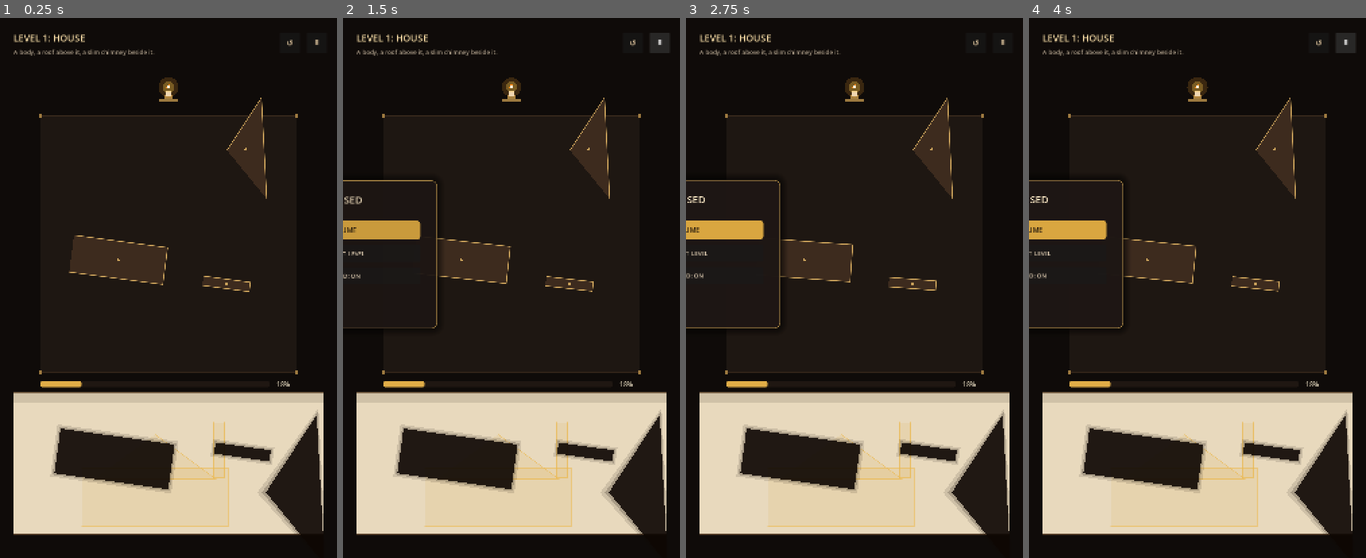
Above: before the commit, frames 1-4 (left to right).
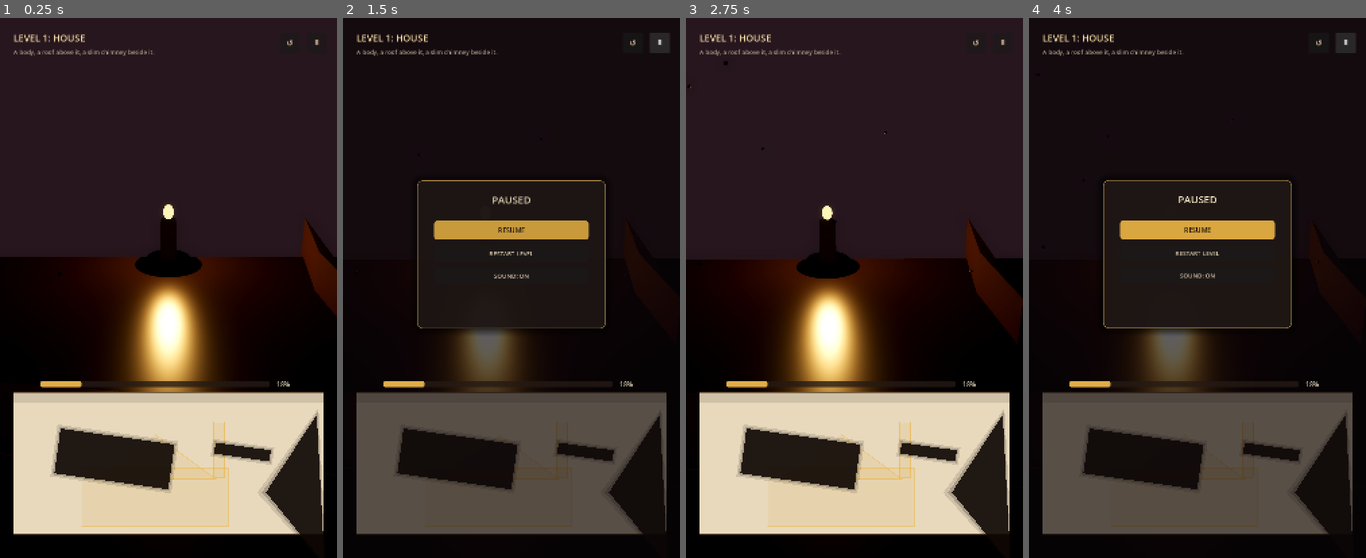
Above: after the commit, the same moments.

Repository: rdxtoolss-glitch/Shadow-veavor
Game: Godot game, scene res://scenes/main.tscn
Same seed, same stepped clock (60 frames per second), same inputs: the game is played once before the commit and once after it.
Inputs (mouse positions are in pixels of both pictures, inside the frame that each line leads up to):
- Up to frame 1 (0.25 s): no input
- Up to frame 2 (1.5 s): click "↺" at 0.5 s; click "⏸" at 1.25 s
- Up to frame 3 (2.75 s): click (854, 255) at 2 s, where only the run after the commit has a clickable "RESTART LEVEL"
- Up to frame 4 (4 s): click "↺" at 2.75 s; click "⏸" at 3.5 s

The runs differ from the first frame. In frame 1, 9.3% of the frame differs, in the area x 11-100%, y 11-70%; in frame 2, 28%; in frame 3, 11%; in frame 4, 28%, in the area x 0-96%, y 11-96%.
Error before the commit: Invalid call. Nonexistent function 'base_radius' in base 'RefCounted (ShapeObject)'. (res://scripts/shape_token.gd:84)

Commit message:
feat(graphics): upgrade to true 3D PBR pipeline with Forward+ Vulkan, dynamic candle lighting, parallax camera, and tactile 3D tokens

Diff:
--- a/godot/project.godot
+++ b/godot/project.godot
@@ -7,9 +7,9 @@
 [application]
 
 config/name="ShadowWeaver"
-config/description="Master artisan shadow puzzle game"
+config/description="Master artisan 3D shadow puzzle game"
 run/main_scene="res://scenes/main.tscn"
-config/features=PackedStringArray("4.7", "GL Compatibility")
+config/features=PackedStringArray("4.7", "Forward Plus")
 
 [display]
 
@@ -23,6 +23,10 @@
 
 [rendering]
 
-renderer/rendering_method="gl_compatibility"
-renderer/rendering_method.mobile="gl_compatibility"
-environment/defaults/default_clear_color=Color(0.05, 0.04, 0.06, 1)
+renderer/rendering_method="forward_plus"
+renderer/rendering_method.mobile="mobile"
+environment/defaults/default_clear_color=Color(0.04, 0.03, 0.035, 1)
+anti_aliasing/quality/msaa_3d=2
+anti_aliasing/quality/screen_space_aa=1
+lights_and_shadows/directional_shadow/size=4096
+lights_and_shadows/positional_shadow/soft_shadow_filter_quality=3
--- a/godot/scenes/main.tscn
+++ b/godot/scenes/main.tscn
@@ -1,28 +1,30 @@
 [gd_scene load_steps=8 format=3 uid="uid://cma1nscene001"]
 
 [ext_resource type="Script" path="res://scripts/main.gd" id="1_main"]
-[ext_resource type="Script" path="res://scripts/game_stage.gd" id="2_stage"]
+[ext_resource type="PackedScene" path="res://scenes/world_3d.tscn" id="2_world"]
 [ext_resource type="Script" path="res://scripts/wall_screen.gd" id="3_wall"]
 [ext_resource type="PackedScene" path="res://scenes/hud.tscn" id="4_hud"]
 [ext_resource type="PackedScene" path="res://scenes/pause_modal.tscn" id="5_pause"]
 [ext_resource type="PackedScene" path="res://scenes/level_complete_modal.tscn" id="6_comp"]
 [ext_resource type="Script" path="res://scripts/audio_manager.gd" id="7_audio"]
 
-[node name="Main" type="Node2D"]
+[node name="Main" type="Node"]
 script = ExtResource("1_main")
 
-[node name="Background" type="ColorRect" parent="."]
+[node name="SubViewportContainer" type="SubViewportContainer" parent="."]
 offset_right = 1000.0
 offset_bottom = 1600.0
-color = Color(0.06, 0.045, 0.035, 1)
+stretch = true
 
-[node name="GameStage" type="Node2D" parent="."]
-script = ExtResource("2_stage")
+[node name="SubViewport" type="SubViewport" parent="SubViewportContainer"]
+handle_input_locally = false
+size = Vector2i(1000, 1600)
+render_target_update_mode = 4
+
+[node name="World3D" parent="SubViewportContainer/SubViewport" instance=ExtResource("2_world")]
 
 [node name="WallScreen" type="Node2D" parent="."]
 script = ExtResource("3_wall")
-
-[node name="TokensContainer" type="Node2D" parent="."]
 
 [node name="HUD" parent="." instance=ExtResource("4_hud")]
 
--- /dev/null
+++ b/godot/scenes/world_3d.tscn
@@ -0,0 +1,124 @@
+[gd_scene load_steps=12 format=3 uid="uid://cwrld3d0001"]
+
+[ext_resource type="Script" path="res://scripts/world_3d.gd" id="1_world"]
+
+[sub_resource type="Environment" id="Environment_opt"]
+background_mode = 1
+background_color = Color(0.045, 0.032, 0.038, 1)
+ambient_light_source = 2
+ambient_light_color = Color(0.14, 0.1, 0.08, 1)
+ambient_light_energy = 0.6
+tonemap_mode = 3
+tonemap_exposure = 1.05
+glow_enabled = true
+glow_intensity = 0.65
+glow_bloom = 0.22
+glow_blend_mode = 1
+ssao_enabled = true
+ssao_radius = 1.2
+ssao_intensity = 2.0
+
+[sub_resource type="StandardMaterial3D" id="StandardMaterial3D_table"]
+albedo_color = Color(0.16, 0.11, 0.08, 1)
+metallic = 0.06
+roughness = 0.28
+clearcoat_enabled = true
+clearcoat = 0.35
+clearcoat_roughness = 0.2
+
+[sub_resource type="BoxMesh" id="BoxMesh_table"]
+material = SubResource("StandardMaterial3D_table")
+size = Vector3(9.4, 0.3, 8.6)
+
+[sub_resource type="StandardMaterial3D" id="StandardMaterial3D_brass"]
+albedo_color = Color(0.85, 0.68, 0.32, 1)
+metallic = 0.88
+roughness = 0.22
+
+[sub_resource type="CylinderMesh" id="CylinderMesh_cbase"]
+material = SubResource("StandardMaterial3D_brass")
+top_radius = 0.35
+bottom_radius = 0.45
+height = 0.12
+
+[sub_resource type="StandardMaterial3D" id="StandardMaterial3D_wax"]
+albedo_color = Color(0.94, 0.9, 0.82, 1)
+roughness = 0.4
+
+[sub_resource type="CylinderMesh" id="CylinderMesh_cwax"]
+material = SubResource("StandardMaterial3D_wax")
+top_radius = 0.12
+bottom_radius = 0.14
+height = 0.65
+
+[sub_resource type="StandardMaterial3D" id="StandardMaterial3D_flame"]
+shading_mode = 0
+albedo_color = Color(1, 0.85, 0.45, 1)
+
+[sub_resource type="SphereMesh" id="SphereMesh_flame"]
+material = SubResource("StandardMaterial3D_flame")
+radius = 0.08
+height = 0.22
+
+[sub_resource type="SphereMesh" id="SphereMesh_dust"]
+radius = 0.015
+height = 0.03
+
+[node name="World3D" type="Node3D"]
+script = ExtResource("1_world")
+
+[node name="WorldEnvironment" type="WorldEnvironment" parent="."]
+environment = SubResource("Environment_opt")
+
+[node name="Camera3D" type="Camera3D" parent="."]
+transform = Transform3D(1, 0, 0, 0, 0.898794, 0.438371, 0, -0.438371, 0.898794, 0, 4.2, 5.8)
+fov = 46.0
+
+[node name="CandleLight" type="OmniLight3D" parent="."]
+transform = Transform3D(1, 0, 0, 0, 1, 0, 0, 0, 1, 0, 1.1, -3.8)
+light_color = Color(1, 0.74, 0.38, 1)
+light_energy = 3.4
+shadow_enabled = true
+shadow_bias = 0.03
+shadow_blur = 1.8
+omni_range = 14.0
+
+[node name="FillLight" type="OmniLight3D" parent="."]
+transform = Transform3D(1, 0, 0, 0, 1, 0, 0, 0, 1, 0, 4.5, 1.5)
+light_color = Color(0.18, 0.14, 0.22, 1)
+light_energy = 0.5
+omni_range = 12.0
+
+[node name="Workbench" type="MeshInstance3D" parent="."]
+transform = Transform3D(1, 0, 0, 0, 1, 0, 0, 0, 1, 0, -0.15, 0.2)
+mesh = SubResource("BoxMesh_table")
+
+[node name="Candle" type="Node3D" parent="."]
+transform = Transform3D(1, 0, 0, 0, 1, 0, 0, 0, 1, 0, 0, -3.8)
+
+[node name="Base" type="MeshInstance3D" parent="Candle"]
+transform = Transform3D(1, 0, 0, 0, 1, 0, 0, 0, 1, 0, 0.06, 0)
+mesh = SubResource("CylinderMesh_cbase")
+
+[node name="Wax" type="MeshInstance3D" parent="Candle"]
+transform = Transform3D(1, 0, 0, 0, 1, 0, 0, 0, 1, 0, 0.45, 0)
+mesh = SubResource("CylinderMesh_cwax")
+
+[node name="Flame" type="MeshInstance3D" parent="Candle"]
+transform = Transform3D(1, 0, 0, 0, 1, 0, 0, 0, 1, 0, 0.9, 0)
+mesh = SubResource("SphereMesh_flame")
+
+[node name="DustParticles" type="CPUParticles3D" parent="."]
+transform = Transform3D(1, 0, 0, 0, 1, 0, 0, 0, 1, 0, 1.8, 0)
+amount = 32
+lifetime = 6.0
+preprocess = 3.0
+mesh = SubResource("SphereMesh_dust")
+emission_shape = 3
+emission_box_extents = Vector3(3.8, 1.8, 3.8)
+gravity = Vector3(0, 0.04, 0)
+initial_velocity_min = 0.02
+initial_velocity_max = 0.06
+color = Color(1, 0.85, 0.45, 0.32)
+
+[node name="TokensRoot" type="Node3D" parent="."]
--- a/godot/scripts/main.gd
+++ b/godot/scripts/main.gd
@@ -1,22 +1,22 @@
 class_name Main
-extends Node2D
+extends Node
 
-@onready var game_stage: GameStage = $GameStage
+@onready var world_3d: GameWorld3D = $SubViewportContainer/SubViewport/World3D
+@onready var sub_viewport: SubViewport = $SubViewportContainer/SubViewport
 @onready var wall_screen: WallScreen = $WallScreen
 @onready var hud: HUD = $HUD
 @onready var level_complete_modal: LevelCompleteModal = $LevelCompleteModal
 @onready var pause_modal: PauseModal = $PauseModal
-@onready var tokens_container: Node2D = $TokensContainer
 @onready var audio_manager: AudioManager = $AudioManager
 
 var current_level_idx: int = 0
 var matcher: SilhouetteMatcher = SilhouetteMatcher.new()
-var active_token: ShapeToken = null
-var live_tokens: Array[ShapeToken] = []
+var active_token: Token3D = null
+var live_tokens: Array[Token3D] = []
 
 var level_start_time: float = 0.0
 var level_is_complete: bool = false
-var token_scene = preload("res://scenes/shape_token.tscn")
+const Token3DScript = preload("res://scripts/token_3d.gd")
 
 func _ready():
 	hud.pause_pressed.connect(_on_pause_pressed)
@@ -44,16 +44,16 @@
 	var lv = LevelLoader.get_level(current_level_idx)
 	hud.update_level_info(lv.number, lv.title, lv.hint)
 
-	# 2. Forge and set target on wall
+	# 2. Forge target on wall screen
 	var target_polys = LevelLoader.forge_target(current_level_idx)
 	matcher.set_target(target_polys)
 	wall_screen.set_target(target_polys)
 
-	# 3. Create start shapes
+	# 3. Create 3D physical tokens
 	var start_shapes = LevelLoader.create_shapes(current_level_idx)
 	for data in start_shapes:
-		var token = token_scene.instantiate() as ShapeToken
-		tokens_container.add_child(token)
+		var token = Token3DScript.new() as Token3D
+		world_3d.tokens_root.add_child(token)
 		token.setup(data)
 		live_tokens.append(token)
 
@@ -63,6 +63,15 @@
 	if level_is_complete: return
 	if pause_modal.visible or level_complete_modal.visible: return
 
+	# Normalize screen coordinate for subtle 3D camera parallax
+	if event is InputEventMouseMotion or event is InputEventScreenDrag:
+		var vp_size = sub_viewport.size
+		var norm_pos = Vector2(
+			(event.position.x / float(vp_size.x)) * 2.0 - 1.0,
+			(event.position.y / float(vp_size.y)) * 2.0 - 1.0
+		)
+		world_3d.set_parallax_target(norm_pos)
+
 	if event is InputEventMouseButton:
 		if event.button_index == MOUSE_BUTTON_LEFT:
 			if event.pressed:
@@ -71,7 +80,8 @@
 				_handle_release()
 	elif event is InputEventMouseMotion:
 		if active_token and (active_token.shape_data.is_dragging or active_token.shape_data.is_rotating):
-			active_token.update_drag(event.position)
+			var ray = _get_3d_ray(event.position)
+			active_token.update_drag_ray(ray.origin, ray.direction)
 			_evaluate_shadows()
 	elif event is InputEventScreenTouch:
 		if event.pressed:
@@ -80,21 +90,30 @@
 			_handle_release()
 	elif event is InputEventScreenDrag:
 		if active_token and (active_token.shape_data.is_dragging or active_token.shape_data.is_rotating):
-			active_token.update_drag(event.position)
+			var ray = _get_3d_ray(event.position)
+			active_token.update_drag_ray(ray.origin, ray.direction)
 			_evaluate_shadows()
 
+func _get_3d_ray(screen_pos: Vector2) -> Dictionary:
+	var cam = world_3d.camera
+	var origin = cam.project_ray_origin(screen_pos)
+	var dir = cam.project_ray_normal(screen_pos)
+	return {"origin": origin, "direction": dir}
+
 func _handle_press(pos: Vector2):
-	# First check rotation handle on active token if already selected
-	if active_token and active_token.is_on_rotation_handle(pos):
-		active_token.start_handle_drag(pos)
+	var ray = _get_3d_ray(pos)
+
+	# 1. Check active token rotation handle
+	if active_token and active_token.is_on_rotation_handle(ray.origin, ray.direction):
+		active_token.start_handle_drag(ray.origin, ray.direction)
 		audio_manager.play_pick()
 		return
 
-	# Search top-to-bottom among tokens
-	var hit: ShapeToken = null
+	# 2. Check token bodies in 3D
+	var hit: Token3D = null
 	for i in range(live_tokens.size() - 1, -1, -1):
 		var t = live_tokens[i]
-		if t.contains_point(pos):
+		if t.contains_ray(ray.origin, ray.direction):
 			hit = t
 			break
 
@@ -103,9 +122,7 @@
 			active_token.is_selected = false
 		active_token = hit
 		active_token.is_selected = true
-		# Bring to top in scene tree
-		tokens_container.move_child(active_token, tokens_container.get_child_count() - 1)
-		active_token.start_drag(pos)
+		active_token.start_drag(ray.origin, ray.direction)
 		audio_manager.play_pick()
 	else:
 		if active_token:
@@ -128,24 +145,31 @@
 		shadow_polys.append(detailed["core"])
 
 	var raw_iou: float = matcher.evaluate(shadow_polys)
-	var pct: float = matcher.reportMatch(raw_iou) if matcher.has_method("reportMatch") else matcher.report_match(raw_iou)
+	var pct: float = matcher.report_match(raw_iou)
 
 	wall_screen.update_shadows(shadow_detailed, raw_iou)
 	hud.update_resonance(pct)
 
-	# Sound chimes
+	# Chime milestones
 	var chimes = matcher.newly_crossed_chimes(raw_iou)
 	if chimes & 1: audio_manager.play_resonance_chime(1)
 	if chimes & 2: audio_manager.play_resonance_chime(2)
 	if chimes & 4: audio_manager.play_resonance_chime(3)
 
-	# Level win condition
+	# Win condition
 	if matcher.is_complete(raw_iou) and not level_is_complete:
 		level_is_complete = true
 		var duration = (Time.get_ticks_msec() / 1000.0) - level_start_time
 		var stars = 3 if duration < 25.0 else (2 if duration < 50.0 else 1)
 		audio_manager.play_resonance_chime(3)
-		get_tree().create_timer(0.4).timeout.connect(func():
+
+		# Cinematic push-in on 3D camera
+		var cam = world_3d.camera
+		var tw = create_tween()
+		tw.tween_property(cam, "fov", 42.0, 0.4).set_trans(Tween.TRANS_CUBIC).set_ease(Tween.EASE_OUT)
+		tw.tween_property(cam, "fov", 46.0, 0.5)
+
+		get_tree().create_timer(0.45).timeout.connect(func():
 			level_complete_modal.show_completion(current_level_idx + 1, duration, stars)
 		)
 
--- a/godot/scripts/shape_object.gd
+++ b/godot/scripts/shape_object.gd
@@ -47,6 +47,11 @@
 	target_x = p_x
 	target_y = p_y
 	target_rotation = p_rot
+
+func base_radius() -> float:
+	var hw: float = width * 0.5
+	var hh: float = height * 0.5
+	return sqrt(hw * hw + hh * hh)
 
 static func normalize_angle(deg: float) -> float:
 	var a: float = fmod(deg, 360.0)
--- /dev/null
+++ b/godot/scripts/token_3d.gd
@@ -0,0 +1,251 @@
+class_name Token3D
+extends Node3D
+
+signal picked(token: Token3D)
+signal dragged(token: Token3D)
+signal released(token: Token3D)
+signal rotated(token: Token3D)
+
+var shape_data: ShapeObject
+var is_selected: bool = false
+
+var _body_mesh: MeshInstance3D
+var _rim_mesh: MeshInstance3D
+var _rivet_mesh: MeshInstance3D
+var _halo_mesh: MeshInstance3D
+var _handle_mesh: MeshInstance3D
+var _shadow_decal: Decal
+
+var _drag_plane: Plane = Plane(Vector3.UP, 0.0)
+var _drag_offset_3d: Vector3 = Vector3.ZERO
+var _is_handle_dragging: bool = false
+var _initial_rot_angle: float = 0.0
+var _initial_shape_rot: float = 0.0
+
+# Materials
+static var _mat_wood: StandardMaterial3D
+static var _mat_brass: StandardMaterial3D
+static var _mat_halo: StandardMaterial3D
+static var _mat_handle: StandardMaterial3D
+
+const SCALE_FACTOR: float = 0.01 # 100 scene units = 1.0 3D meter
+
+static func _init_materials():
+	if _mat_wood != null: return
+
+	# Deep rich antique walnut
+	_mat_wood = StandardMaterial3D.new()
+	_mat_wood.albedo_color = Color(0.24, 0.16, 0.11, 1.0)
+	_mat_wood.roughness = 0.32
+	_mat_wood.metallic = 0.08
+	_mat_wood.metallic_specular = 0.6
+
+	# Polished artisan brass
+	_mat_brass = StandardMaterial3D.new()
+	_mat_brass.albedo_color = Color(0.88, 0.72, 0.36, 1.0)
+	_mat_brass.metallic = 0.88
+	_mat_brass.roughness = 0.24
+	_mat_brass.clearcoat = 0.4
+	_mat_brass.clearcoat_roughness = 0.2
+
+	# Luminous selection halo
+	_mat_halo = StandardMaterial3D.new()
+	_mat_halo.shading_mode = BaseMaterial3D.SHADING_MODE_UNSHADED
+	_mat_halo.albedo_color = Color(1.0, 0.85, 0.45, 0.75)
+	_mat_halo.transparency = BaseMaterial3D.TRANSPARENCY_ALPHA
+
+	_mat_handle = StandardMaterial3D.new()
+	_mat_handle.shading_mode = BaseMaterial3D.SHADING_MODE_UNSHADED
+	_mat_handle.albedo_color = Color(1.0, 0.95, 0.8, 1.0)
+
+func setup(data: ShapeObject):
+	shape_data = data
+	_init_materials()
+	_build_3d_meshes()
+	update_from_data()
+
+func _build_3d_meshes():
+	# Clear old children
+	for c in get_children():
+		c.queue_free()
+
+	_body_mesh = MeshInstance3D.new()
+	_rim_mesh = MeshInstance3D.new()
+	_rivet_mesh = MeshInstance3D.new()
+	_halo_mesh = MeshInstance3D.new()
+	_handle_mesh = MeshInstance3D.new()
+
+	var w: float = shape_data.width * SCALE_FACTOR
+	var h: float = shape_data.height * SCALE_FACTOR
+	var thickness: float = 0.16
+
+	match shape_data.kind:
+		ShapeObject.Kind.CIRCLE:
+			var r: float = w * 0.5
+			var cyl = CylinderMesh.new()
+			cyl.top_radius = r
+			cyl.bottom_radius = r
+			cyl.height = thickness
+			cyl.radial_segments = 36
+			_body_mesh.mesh = cyl
+			_body_mesh.material_override = _mat_wood
+
+			var rim = TorusMesh.new()
+			rim.inner_radius = r - 0.02
+			rim.outer_radius = r + 0.02
+			rim.rings = 24
+			rim.ring_segments = 12
+			_rim_mesh.mesh = rim
+			_rim_mesh.material_override = _mat_brass
+			_rim_mesh.position.y = thickness * 0.4
+
+		ShapeObject.Kind.TRIANGLE:
+			var prism = PrismMesh.new()
+			prism.size = Vector3(w, thickness, h)
+			prism.left_to_right = 0.5
+			_body_mesh.mesh = prism
+			_body_mesh.material_override = _mat_wood
+			# Rotate so apex points forward along Z
+			_body_mesh.rotation_degrees.x = -90.0
+
+		ShapeObject.Kind.SQUARE, ShapeObject.Kind.RECT, ShapeObject.Kind.LINE:
+			var box = BoxMesh.new()
+			box.size = Vector3(w, thickness, h)
+			_body_mesh.mesh = box
+			_body_mesh.material_override = _mat_wood
+
+			var rim_box = BoxMesh.new()
+			rim_box.size = Vector3(w + 0.03, thickness * 0.6, h + 0.03)
+			_rim_mesh.mesh = rim_box
+			_rim_mesh.material_override = _mat_brass
+
+	# Center artisan brass rivet
+	var rivet = SphereMesh.new()
+	rivet.radius = 0.04
+	rivet.height = 0.08
+	_rivet_mesh.mesh = rivet
+	_rivet_mesh.material_override = _mat_brass
+	_rivet_mesh.position.y = thickness * 0.5
+
+	# Selection halo (thin torus)
+	var base_r: float = shape_data.base_radius() * SCALE_FACTOR + 0.20
+	var halo_torus = TorusMesh.new()
+	halo_torus.inner_radius = base_r - 0.015
+	halo_torus.outer_radius = base_r + 0.015
+	halo_torus.rings = 36
+	halo_torus.ring_segments = 8
+	_halo_mesh.mesh = halo_torus
+	_halo_mesh.material_override = _mat_halo
+	_halo_mesh.position.y = 0.05
+	_halo_mesh.visible = false
+
+	# Rotation handle bead
+	var handle_sphere = SphereMesh.new()
+	handle_sphere.radius = 0.06
+	handle_sphere.height = 0.12
+	_handle_mesh.mesh = handle_sphere
+	_handle_mesh.material_override = _mat_handle
+	_handle_mesh.position = Vector3(0.0, 0.08, -base_r)
+	_handle_mesh.visible = false
+
+	add_child(_body_mesh)
+	if _rim_mesh.mesh: add_child(_rim_mesh)
+	add_child(_rivet_mesh)
+	add_child(_halo_mesh)
+	add_child(_handle_mesh)
+
+func _process(dt: float):
+	if not shape_data: return
+	shape_data.step_physics(dt)
+	update_from_data()
+
+func update_from_data():
+	# Map 2D scene coordinates (1000 x 1600) to 3D world space
+	# X: centered at 500 -> [-4.0, +4.0]
+	# Z: stage runs from Y=290 to Y=1050 -> mapped onto table [-3.8, +3.8]
+	var world_x: float = (shape_data.x - 500.0) * SCALE_FACTOR
+	var world_z: float = (shape_data.y - 670.0) * SCALE_FACTOR
+	var elev: float = shape_data.elevation
+	var world_y: float = 0.08 + elev * 0.35 # Physical lift off the table
+
+	position = Vector3(world_x, world_y, world_z)
+
+	# Dynamic 3D tilt from velocity + rotation
+	var rot_y: float = -deg_to_rad(shape_data.rotation)
+	var tilt_x: float = deg_to_rad(shape_data.tilt_x)
+	var tilt_z: float = deg_to_rad(shape_data.tilt_y)
+	rotation = Vector3(tilt_x, rot_y, tilt_z)
+
+	_halo_mesh.visible = is_selected
+	_handle_mesh.visible = is_selected
+
+func contains_ray(ray_origin: Vector3, ray_dir: Vector3) -> bool:
+	if not shape_data: return false
+	# Intersect ray with horizontal plane at token's current height
+	var d: float = (position.y - ray_origin.y) / ray_dir.y if absf(ray_dir.y) > 1e-4 else 0.0
+	if d <= 0.0: return false
+	var hit_pt: Vector3 = ray_origin + ray_dir * d
+	var dist_2d: float = Vector2(hit_pt.x - position.x, hit_pt.z - position.z).length()
+	var hit_radius: float = shape_data.base_radius() * SCALE_FACTOR + 0.15
+	return dist_2d <= hit_radius
+
+func is_on_rotation_handle(ray_origin: Vector3, ray_dir: Vector3) -> bool:
+	if not is_selected or not shape_data: return false
+	var handle_global: Vector3 = to_global(_handle_mesh.position)
+	var d: float = (handle_global.y - ray_origin.y) / ray_dir.y if absf(ray_dir.y) > 1e-4 else 0.0
+	if d <= 0.0: return false
+	var hit_pt: Vector3 = ray_origin + ray_dir * d
+	return hit_pt.distance_to(handle_global) <= 0.22
+
+func start_drag(ray_origin: Vector3, ray_dir: Vector3):
+	shape_data.is_dragging = true
+	shape_data.target_elevation = 1.0
+	var d: float = (0.0 - ray_origin.y) / ray_dir.y if absf(ray_dir.y) > 1e-4 else 0.0
+	var hit_pt: Vector3 = ray_origin + ray_dir * d
+	_drag_offset_3d = position - hit_pt
+	_is_handle_dragging = false
+	picked.emit(self)
+
+func start_handle_drag(ray_origin: Vector3, ray_dir: Vector3):
+	shape_data.is_rotating = true
+	_is_handle_dragging = true
+	var d: float = (position.y - ray_origin.y) / ray_dir.y if absf(ray_dir.y) > 1e-4 else 0.0
+	var hit_pt: Vector3 = ray_origin + ray_dir * d
+	var delta: Vector2 = Vector2(hit_pt.x - position.x, hit_pt.z - position.z)
+	_initial_rot_angle = rad_to_deg(delta.angle())
+	_initial_shape_rot = shape_data.rotation
+	picked.emit(self)
+
+func update_drag_ray(ray_origin: Vector3, ray_dir: Vector3):
+	if not shape_data: return
+	var d: float = (0.0 - ray_origin.y) / ray_dir.y if absf(ray_dir.y) > 1e-4 else 0.0
+	var hit_pt: Vector3 = ray_origin + ray_dir * d
+
+	if _is_handle_dragging:
+		var delta: Vector2 = Vector2(hit_pt.x - position.x, hit_pt.z - position.z)
+		var cur_angle: float = rad_to_deg(delta.angle())
+		var d_angle: float = -(cur_angle - _initial_rot_angle)
+		var new_rot: float = ShapeObject.normalize_angle(_initial_shape_rot + d_angle)
+
+		var detent: float = round(new_rot / 45.0) * 45.0
+		if absf(ShapeObject.normalize_delta_angle(new_rot - detent)) < 4.5:
+			new_rot = ShapeObject.normalize_angle(detent)
+
+		shape_data.target_rotation = new_rot
+		rotated.emit(self)
+	elif shape_data.is_dragging:
+		var target_pos: Vector3 = hit_pt + _drag_offset_3d
+		var raw_scene_x: float = target_pos.x / SCALE_FACTOR + 500.0
+		var raw_scene_y: float = target_pos.z / SCALE_FACTOR + 670.0
+
+		shape_data.target_x = ShadowCalculator.damp_stage_x(raw_scene_x)
+		shape_data.target_y = ShadowCalculator.damp_stage_y(raw_scene_y)
+		dragged.emit(self)
+
+func finish_drag():
+	if not shape_data: return
+	shape_data.is_dragging = false
+	shape_data.is_rotating = false
+	shape_data.target_elevation = 0.0
+	_is_handle_dragging = false
+	released.emit(self)
--- /dev/null
+++ b/godot/scripts/world_3d.gd
@@ -0,0 +1,67 @@
+class_name GameWorld3D
+extends Node3D
+
+@onready var camera: Camera3D = $Camera3D
+@onready var candle_light: OmniLight3D = $CandleLight
+@onready var fill_light: OmniLight3D = $FillLight
+@onready var flame_mesh: MeshInstance3D = $Candle/Flame
+@onready var dust_particles: CPUParticles3D = $DustParticles
+@onready var tokens_root: Node3D = $TokensRoot
+
+var _flicker_phase: float = 0.0
+var _cam_base_pos: Vector3
+var _target_cam_offset: Vector3 = Vector3.ZERO
+var _cur_cam_offset: Vector3 = Vector3.ZERO
+
+func _ready():
+	_cam_base_pos = camera.position
+	_setup_lighting()
+	_setup_particles()
+
+func _setup_lighting():
+	candle_light.light_color = Color(1.0, 0.74, 0.38)
+	candle_light.light_energy = 3.4
+	candle_light.shadow_enabled = true
+	candle_light.shadow_bias = 0.03
+	candle_light.shadow_blur = 1.8
+
+	fill_light.light_color = Color(0.18, 0.14, 0.22)
+	fill_light.light_energy = 0.5
+	fill_light.shadow_enabled = false
+
+func _setup_particles():
+	dust_particles.amount = 32
+	dust_particles.lifetime = 6.0
+	dust_particles.preprocess = 3.0
+	dust_particles.emission_shape = CPUParticles3D.EMISSION_SHAPE_BOX
+	dust_particles.emission_box_extents = Vector3(3.8, 1.8, 3.8)
+	dust_particles.gravity = Vector3(0.0, 0.04, 0.0)
+	dust_particles.initial_velocity_min = 0.02
+	dust_particles.initial_velocity_max = 0.06
+	dust_particles.color = Color(1.0, 0.85, 0.45, 0.32)
+
+	var pmesh = SphereMesh.new()
+	pmesh.radius = 0.015
+	pmesh.height = 0.03
+	dust_particles.mesh = pmesh
+
+func _process(dt: float):
+	# Dynamic multi-sine candle flicker
+	_flicker_phase += dt * 4.8
+	var f1: float = sin(_flicker_phase) * 0.12
+	var f2: float = sin(_flicker_phase * 2.3) * 0.07
+	var f3: float = sin(_flicker_phase * 5.7) * 0.04
+	var flicker_total: float = f1 + f2 + f3
+
+	candle_light.light_energy = 3.4 + flicker_total * 1.2
+	flame_mesh.scale = Vector3(1.0 + f1 * 0.5, 1.0 + flicker_total * 0.8, 1.0 + f2 * 0.5)
+
+	# Smooth camera parallax interpolation (Emil Kowalski spring relaxation)
+	_cur_cam_offset = _cur_cam_offset.lerp(_target_cam_offset, minf(1.0, dt * 6.0))
+	camera.position = _cam_base_pos + _cur_cam_offset
+	camera.rotation.y = -_cur_cam_offset.x * 0.04
+	camera.rotation.x = -0.45 - _cur_cam_offset.z * 0.03
+
+func set_parallax_target(norm_screen_pos: Vector2):
+	# norm_screen_pos in [-1, +1]
+	_target_cam_offset = Vector3(norm_screen_pos.x * 0.35, norm_screen_pos.y * 0.15, norm_screen_pos.y * 0.25)
Not shown, added: godot/scripts/gameplay_sim_test.gd.uid
Not shown, added: godot/scripts/token_3d.gd.uid
Not shown, added: godot/scripts/world_3d.gd.uid
Not shown, added: edit_godot.bat
Not shown, added: run_godot.bat
